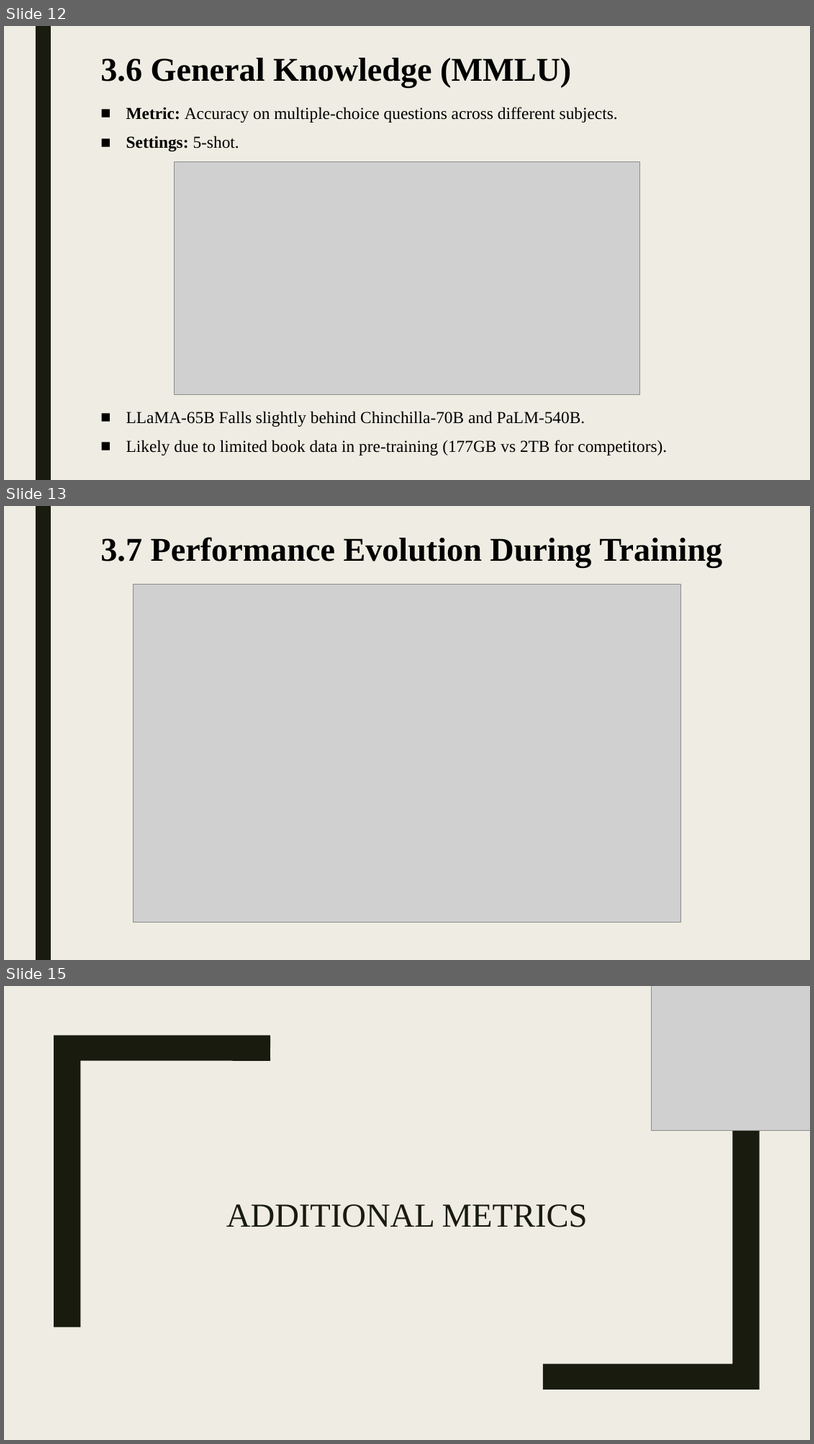
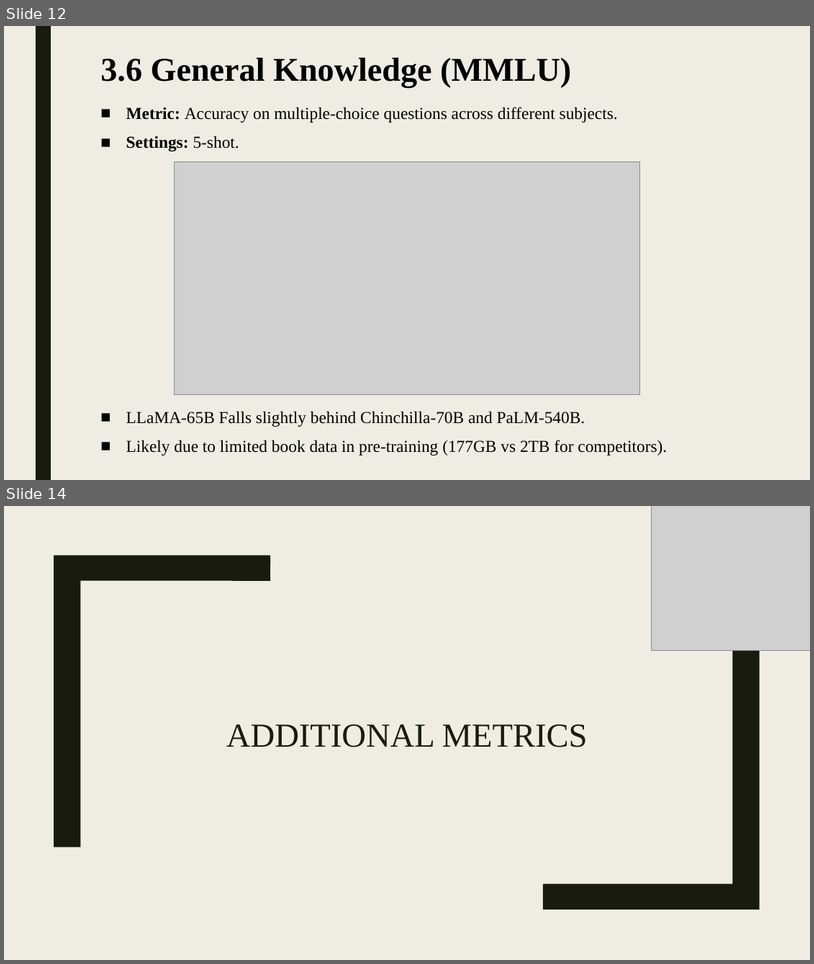
Before and after one commit to shlomi1993/llm-from-scratch, a slide deck: presentation/Lecture Slides.pptx. Shown one above the other, each under a label of ours: slides 12, 13 and 15 before the commit, slides 12 and 14 after it; the slides between them are not shown. The pictures are 814x1444 and 814x964 pixels, drawn with LibreOffice and Linux fonts; fonts in the diff are those of the drawing; grey boxes stand for pictures. Boxes give left, top, right and bottom in pixels: in the first picture for what was removed or moved away, otherwise in the second. Text is boxed around its words. In the diff, an @@ line names an element or a change of style, - is before the commit and + after.

```diff
--- a/presentation/Lecture Slides.pptx
+++ b/presentation/Lecture Slides.pptx
@@ slide 13 removed at (4,506,810,960), background #EFEDE3; not listed: 1 template element that a slide beside it also shows @@
@@ title removed at (100,537,723,567) @@
-3.7 Performance Evolution During Training
@@ picture removed at (134,584,681,921) @@
@@ what was slide 15 is now slide 14 @@
```
Also in this commit, not shown: 3 slides changed, 4 other files.
